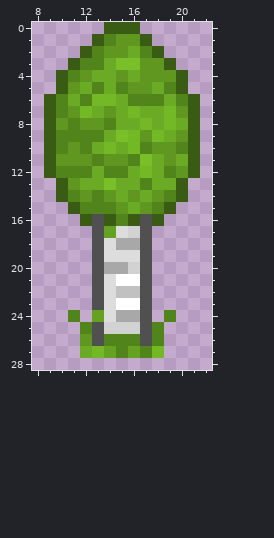
Pixel-art sprite -- Game/resources/birch.png. Above: the version before the commit.
The file is 32x32 pixels. Shown: x 8..22, y 0..28.
After the commit:
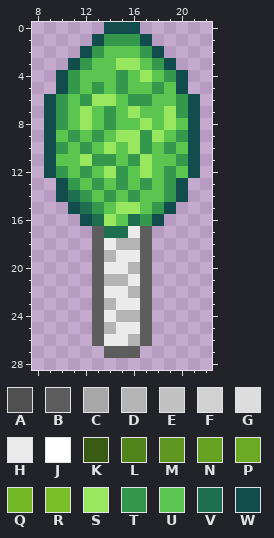
Palette (. is transparent): A #505050  B #5d5d5d  C #a8a8a8  D #b4b4b4  E #c1c1c1  F #d2d2d2  G #dddddd  H #ebebeb  J #ffffff  K #395b13  L #52841c  M #5f9720  N #65a222  P #6aaa24  Q #73b926  R #78bf28  S #99e65f  T #33984b  U #5ac54f  V #1e6f50  W #134c4c
Change:
Changed rows in their new state; - is an unchanged pixel.
first column x 9:
 0 -----WWW-----
 1 ----WTTTW----
 2 ---WTUUUTW---
 3 --WTUUSSUTW--
 4 -WTUUUTUSUTW-
 5 -WTUTUTUUTUW-
 6 WTUTSSUTTUUTW
 7 WTUSUTUSUUSTW
 8 WTUSUTUUSUSUW
 9 WUTUTUSSTSUTW
10 WTUTUSUSTUTUW
11 WUUSTTUTSUUTW
12 WTUTUSTUSUTUW
13 -WTUTUTUTUTW-
14 -WVTUTUTUUTW-
15 --WVTUSSUTW--
16 ---WVSUVTW---
17 ----BVVHB----
18 ----BHDDB----
19 ----BDHHB----
20 ----BHHDB----
21 ----BDDHB----
22 ----BHHDB----
23 ----BDHHB----
24 --.-BHDDB-.--
25 ---.BDHHB.---
26 ---.BHHDB.---
27 ---..BBB..---
